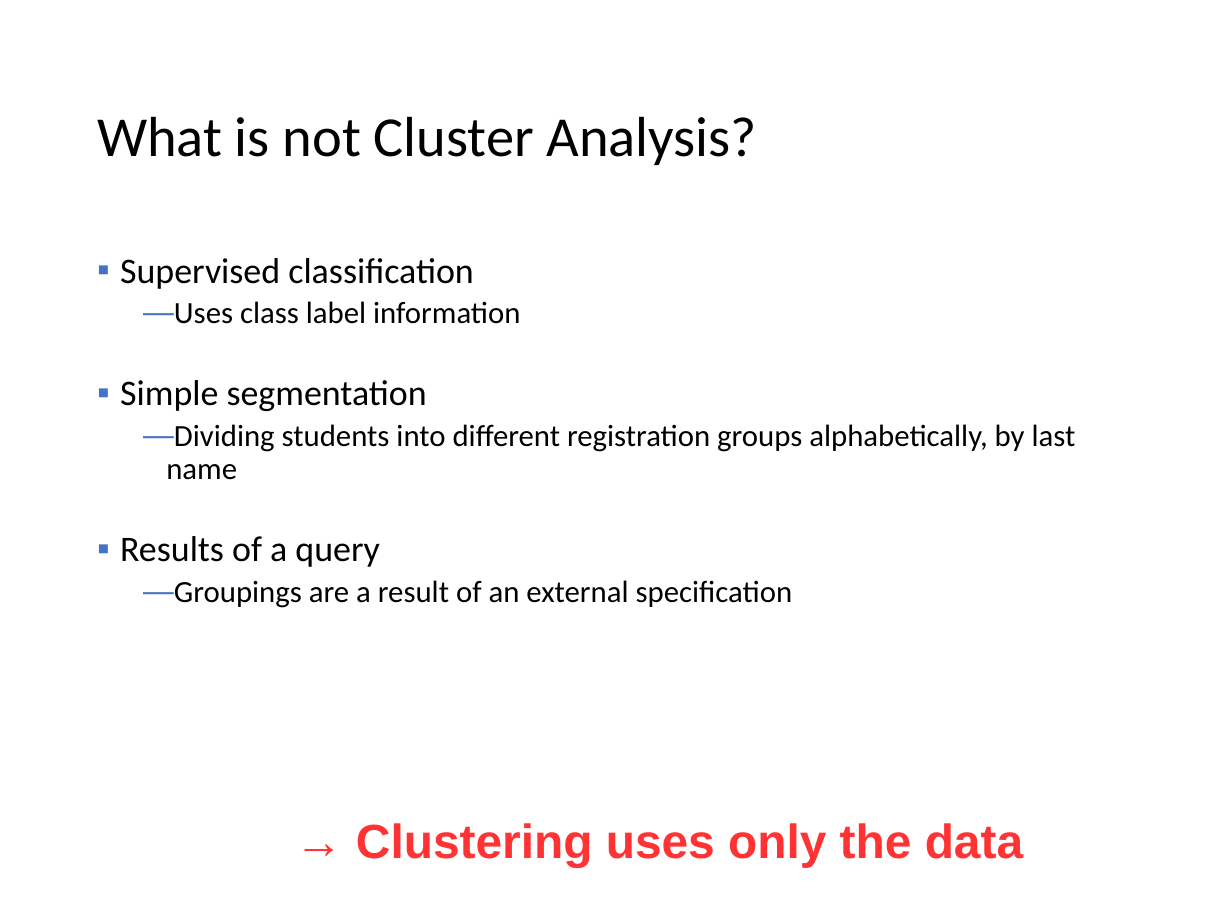
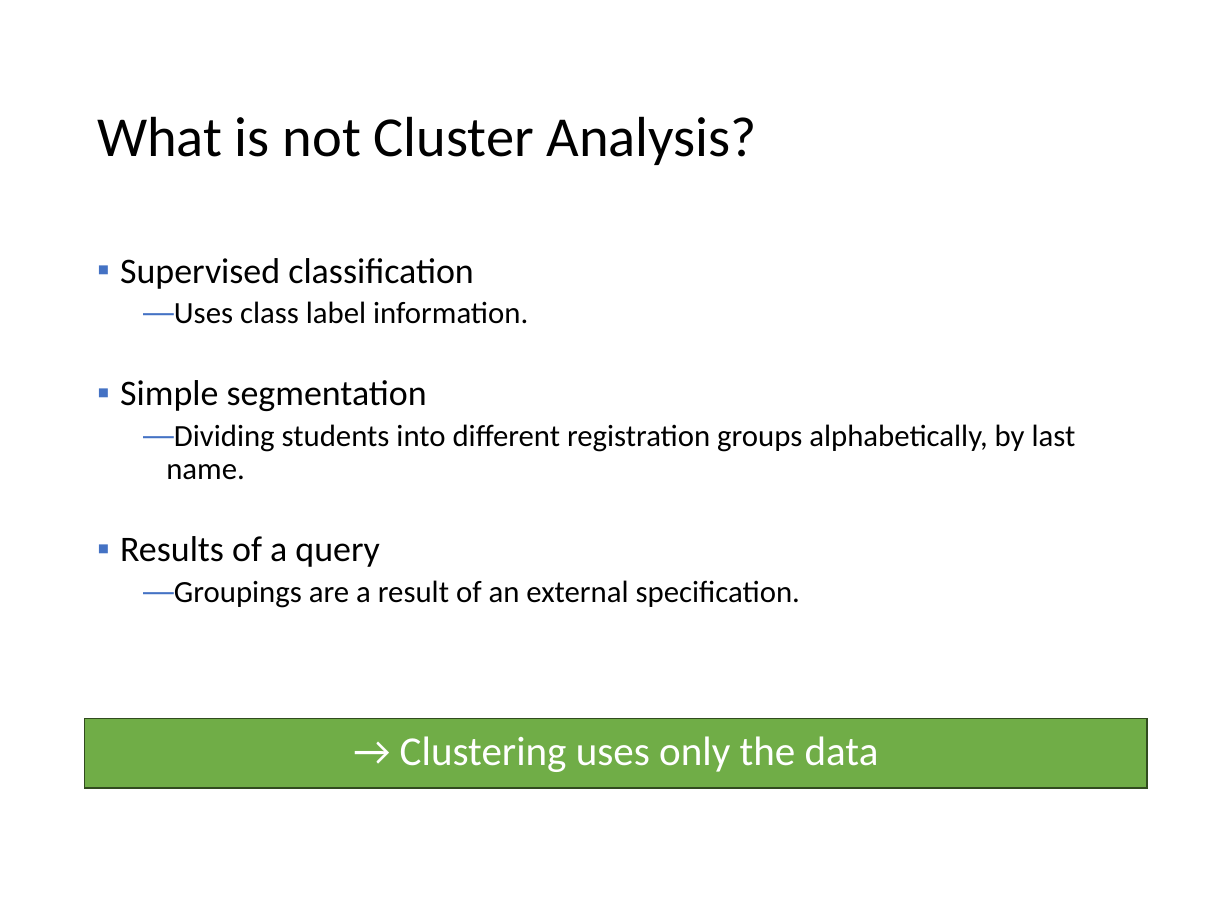
Before and after one commit to mhahsler/Introduction_to_Data_Mining_R_Examples, a slide deck: slide 7 of slides/chap7_basic_cluster_analysis.pptx (slide 6 before the commit). Drawn at 1232x924 pixels with LibreOffice and Linux fonts; fonts in the diff are those of the drawing. Boxes give left, top, right and bottom in pixels: in the first picture for what was removed or moved away, otherwise in the second. Text is boxed around its words. In the diff, an @@ line names an element or a change of style, - is before the commit and + after.

```diff
--- a/slides/chap7_basic_cluster_analysis.pptx
+++ b/slides/chap7_basic_cluster_analysis.pptx
@@ text at [174,301,528,324]: text changed @@
-  — Uses class label information
+  — Uses class label information.
@@ text at [166,424,1076,480]: text changed @@
-  — Dividing students into different registration groups alphabetically, by last name
+  — Dividing students into different registration groups alphabetically, by last name.
@@ text at [174,580,800,608]: text changed @@
-  — Groupings are a result of an external specification
+  — Groupings are a result of an external specification.
@@ rectangle "→ Clustering uses only the ...": place and size @@
-rectangle "→ Clustering uses only the ..." at [356,823,1023,867]
+rectangle "→ Clustering uses only the ..." at [85,718,1147,788]
@@ rectangle "→ Clustering uses only the ..." at [85,718,1147,788]: size 28 to 24 pt, font Arial to Calibri, text colour #FF3333 to #FFFFFF, bold off; alignment left to centre; fill none to #70AD47; outline none to #314C1F 1 pt @@
```
Also in this commit, not shown: 7 other slides changed, 1 slide added, 1 other file.
